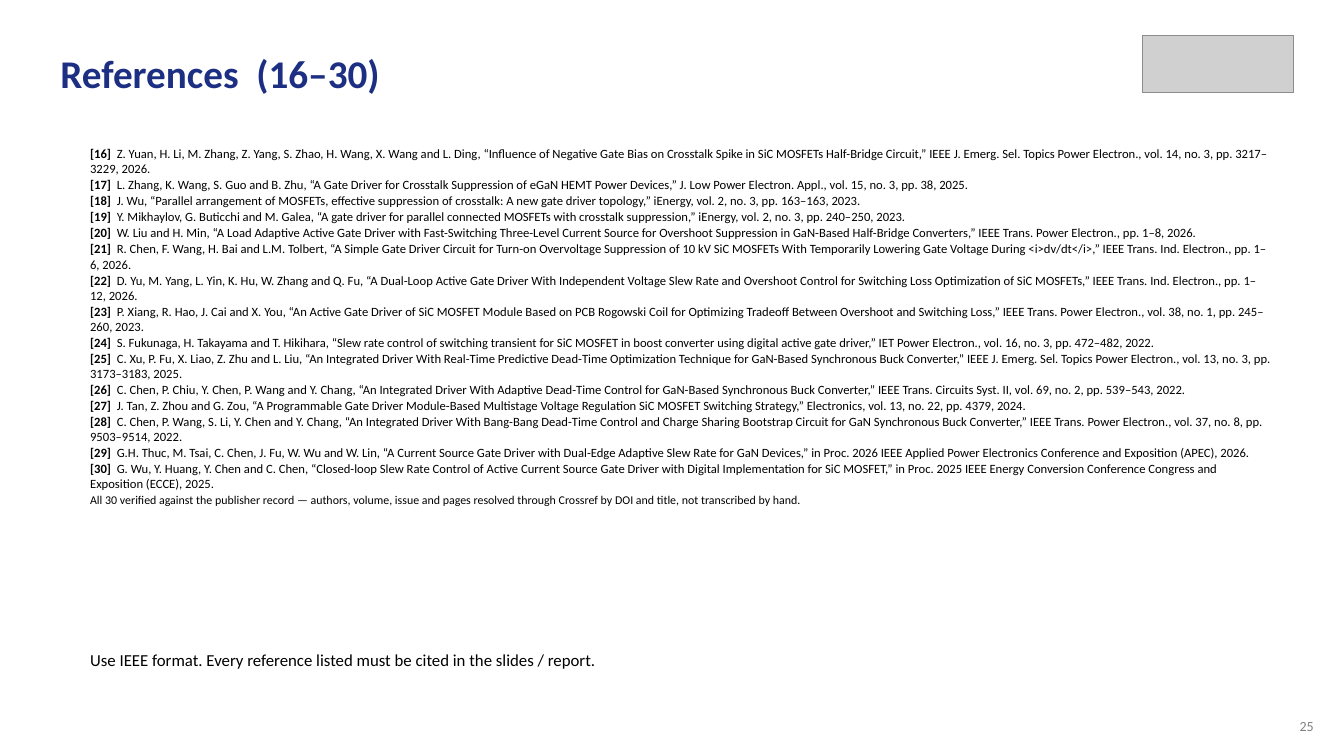
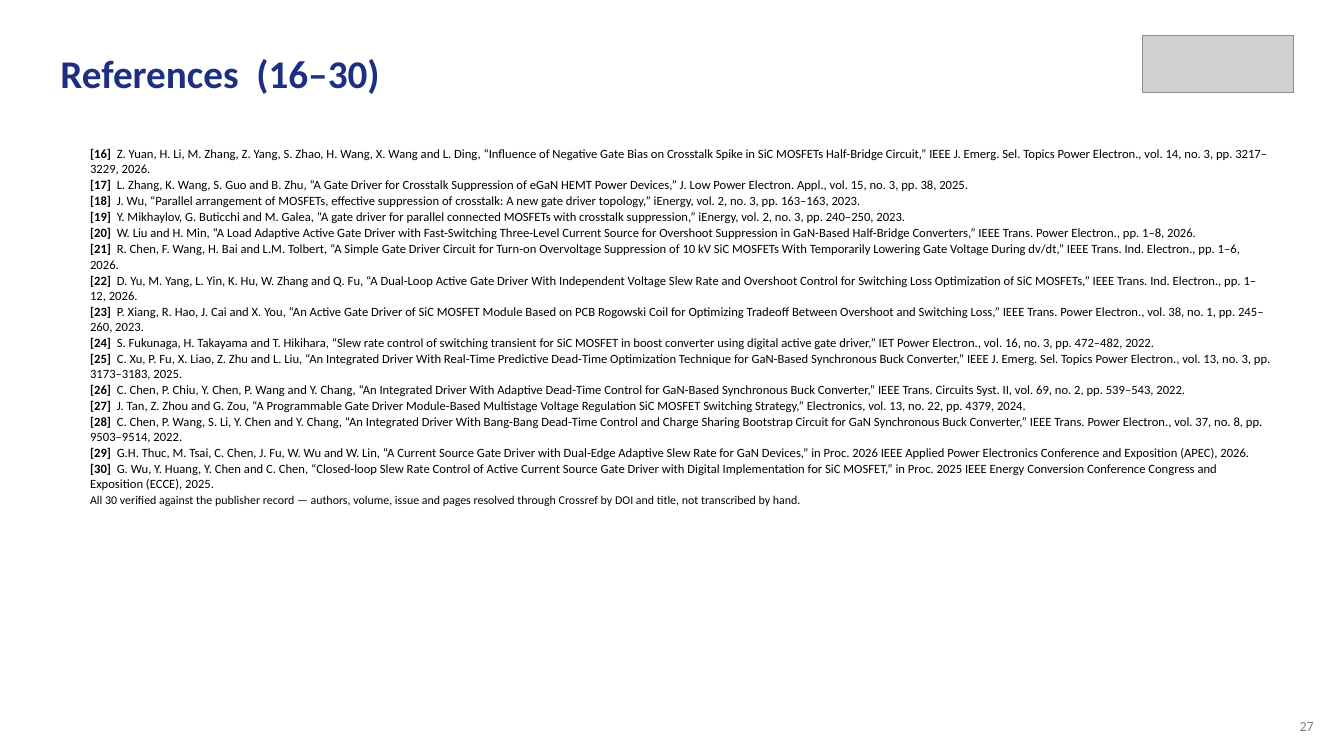
Before and after one commit to Amritha902/gan-driver, a slide deck: slide 27 of review/Review1_GaN_Segmented_Gate_Driver.pptx. Drawn at 1344x756 pixels with LibreOffice and Linux fonts; fonts in the diff are those of the drawing; grey boxes stand for pictures. Boxes give left, top, right and bottom in pixels: in the first picture for what was removed or moved away, otherwise in the second. Text is boxed around its words. In the diff, an @@ line names an element or a change of style, - is before the commit and + after.

```diff
--- a/review/Review1_GaN_Segmented_Gate_Driver.pptx
+++ b/review/Review1_GaN_Segmented_Gate_Driver.pptx
@@ text at (x1=90, y1=243, x2=1240, y2=269): text changed @@
-[21] R. Chen, F. Wang, H. Bai and L.M. Tolbert, “A Simple Gate Driver Circuit for Turn-on Overvoltage Suppression of 10 kV SiC MOSFETs With Temporarily Lowering Gate Voltage During <i>dv/dt</i>,” IEEE Trans. Ind. Electron., pp. 1–6, 2026.
+[21] R. Chen, F. Wang, H. Bai and L.M. Tolbert, “A Simple Gate Driver Circuit for Turn-on Overvoltage Suppression of 10 kV SiC MOSFETs With Temporarily Lowering Gate Voltage During dv/dt,” IEEE Trans. Ind. Electron., pp. 1–6, 2026.
@@ text removed at (x1=90, y1=654, x2=595, y2=669) @@
-Use IEEE format. Every reference listed must be cited in the slides / report.
@@ text at (x1=1300, y1=722, x2=1314, y2=731): text changed @@
-25
+27
```
Also in this commit, not shown: 4 other slides changed, 3 other files.
